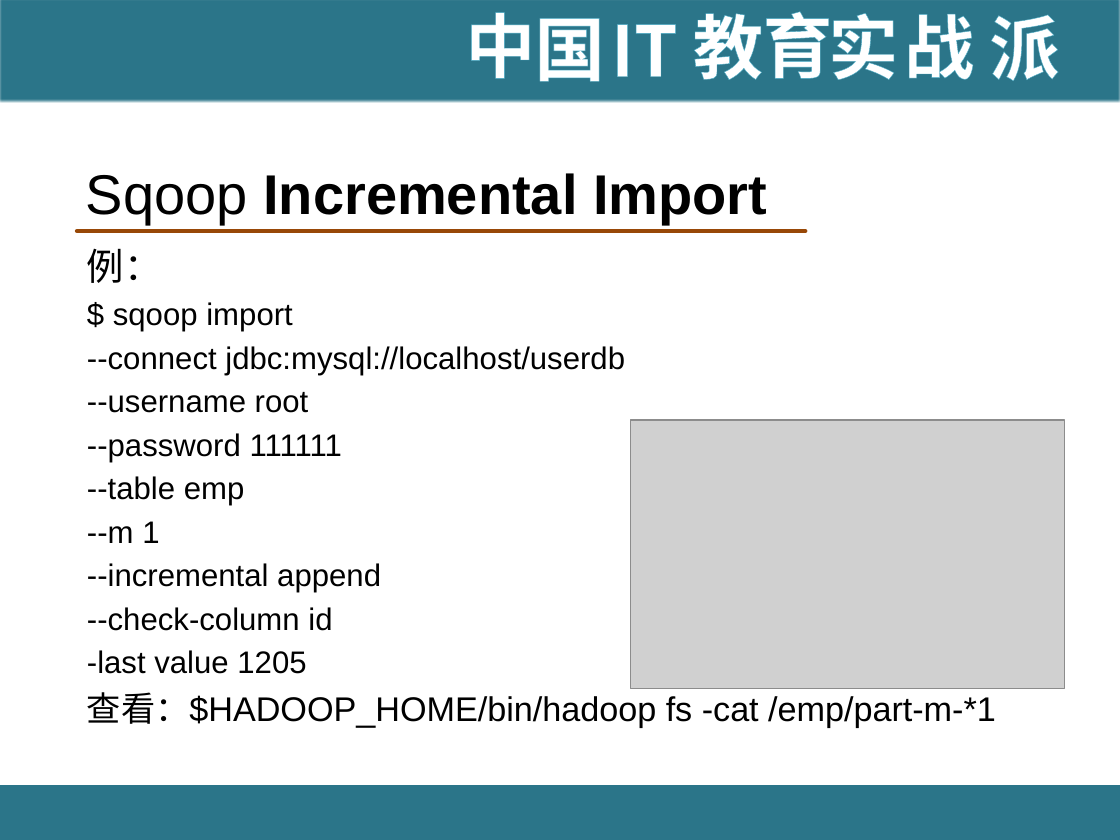
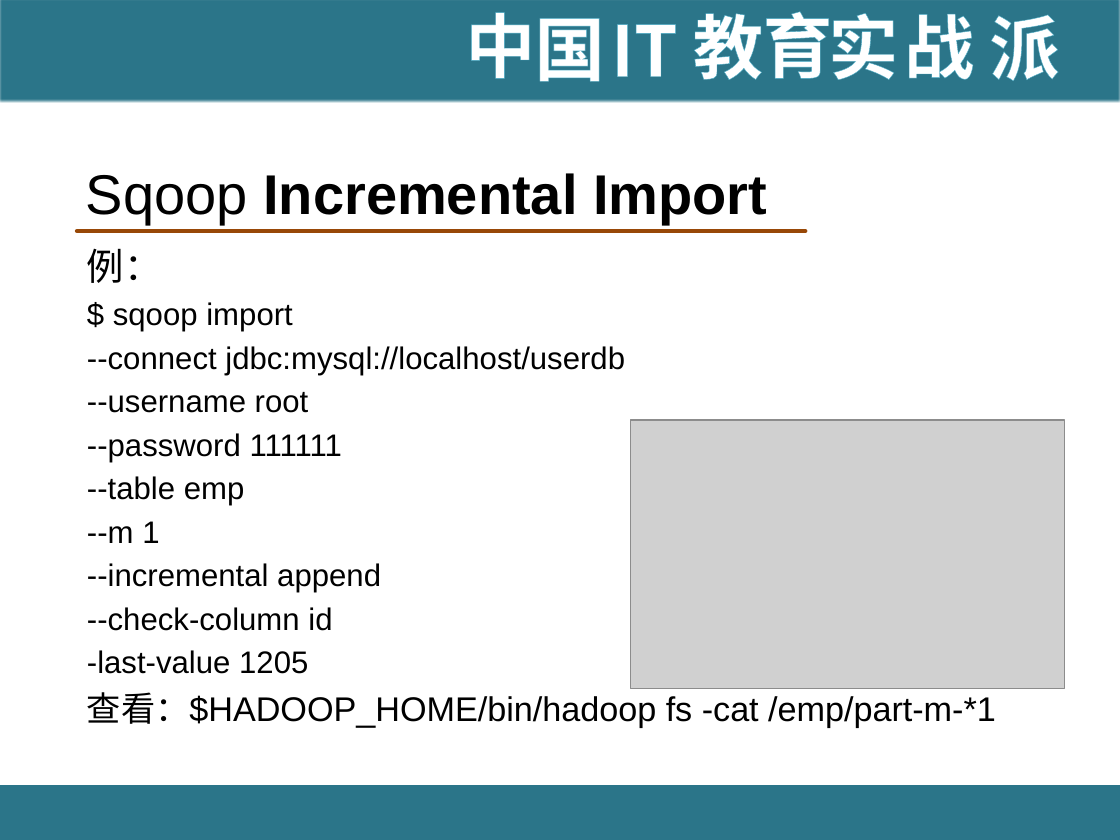
Before and after one commit to hanningxiao/BigData, a slide deck: slide 34 of [IT18掌www.it18zhang.com]Sqoop.pptx (slide 24 before the commit). Drawn at 1120x840 pixels with LibreOffice and Linux fonts; fonts in the diff are those of the drawing; grey boxes stand for pictures; background and template pictures are left out. Boxes give left, top, right and bottom in pixels: in the first picture for what was removed or moved away, otherwise in the second. Text is boxed around its words. In the diff, an @@ line names an element or a change of style, - is before the commit and + after.

Commit message:
update sqoop

```diff
--- a/[IT18掌www.it18zhang.com]Sqoop.pptx
+++ b/[IT18掌www.it18zhang.com]Sqoop.pptx
@@ text at [87, 650, 308, 674]: text changed @@
--last value 1205
+-last-value 1205
```
Also in this commit, not shown: 2 other slides changed, 26 slides added.
